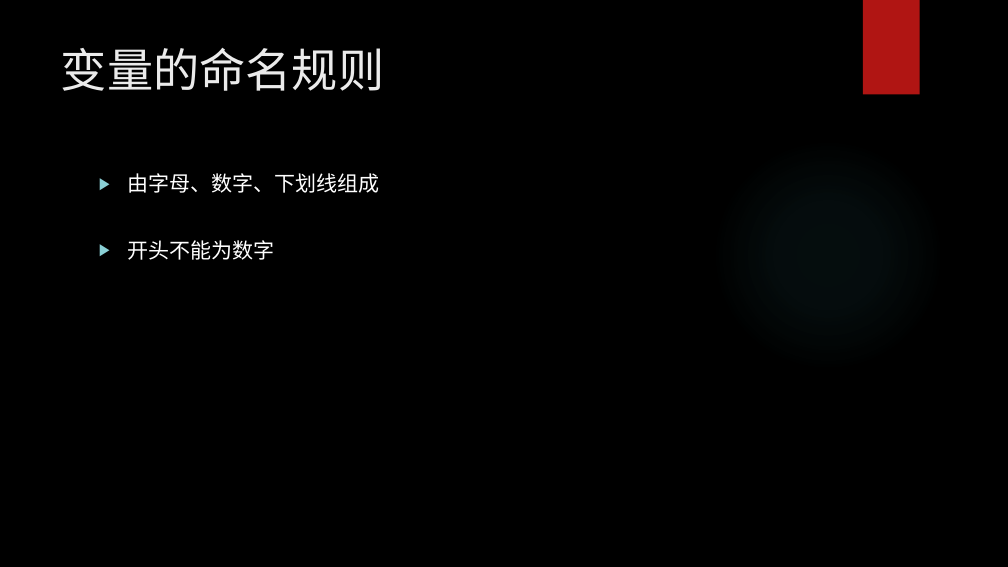
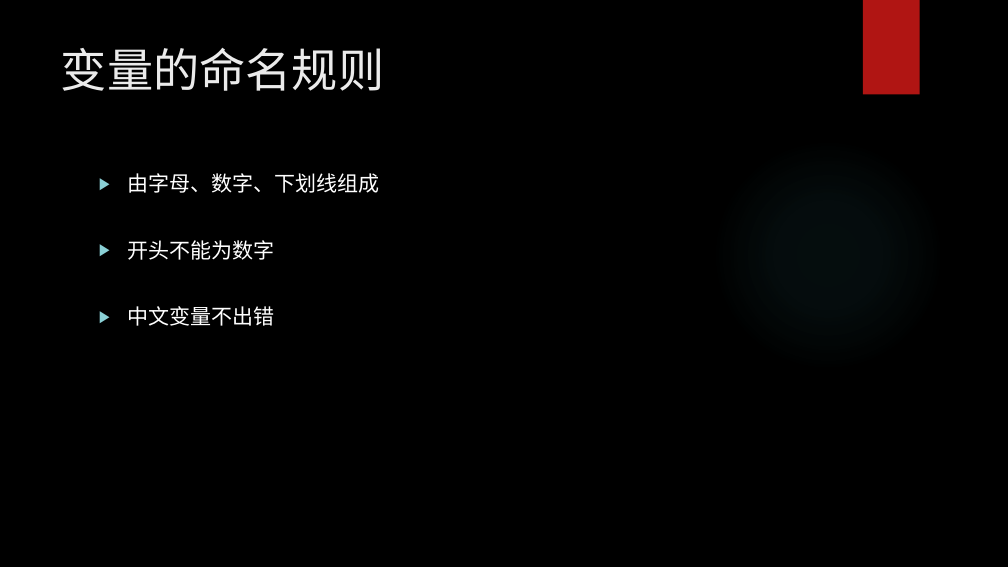
Before and after one commit to chunchill/WEB-Training, a slide deck: slide 10 of 03.JavaScript/JavaScript York.pptx (slide 17 before the commit). Drawn at 1008x567 pixels with LibreOffice and Linux fonts; fonts in the diff are those of the drawing; background and template pictures are left out. Boxes give left, top, right and bottom in pixels: in the first picture for what was removed or moved away, otherwise in the second. Text is boxed around its words. In the diff, an @@ line names an element or a change of style, - is before the commit and + after.

```diff
--- a/03.JavaScript/JavaScript York.pptx
+++ b/03.JavaScript/JavaScript York.pptx
@@ text at <box>127,306,274,326</box>: paragraph added @@
+▶ 中文变量不出错
```
Also in this commit, not shown: 2 other slides changed, 7 slides added, 7 slides removed, 9 other files.
